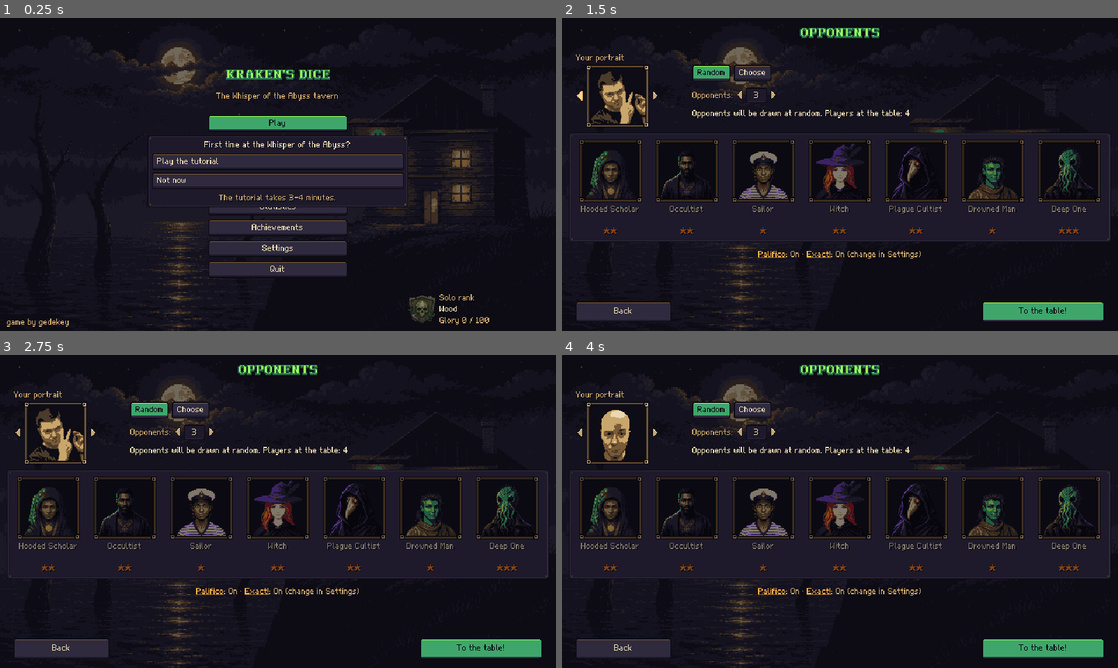
Above: before the commit, frames 1-4 (two rows, left to right).
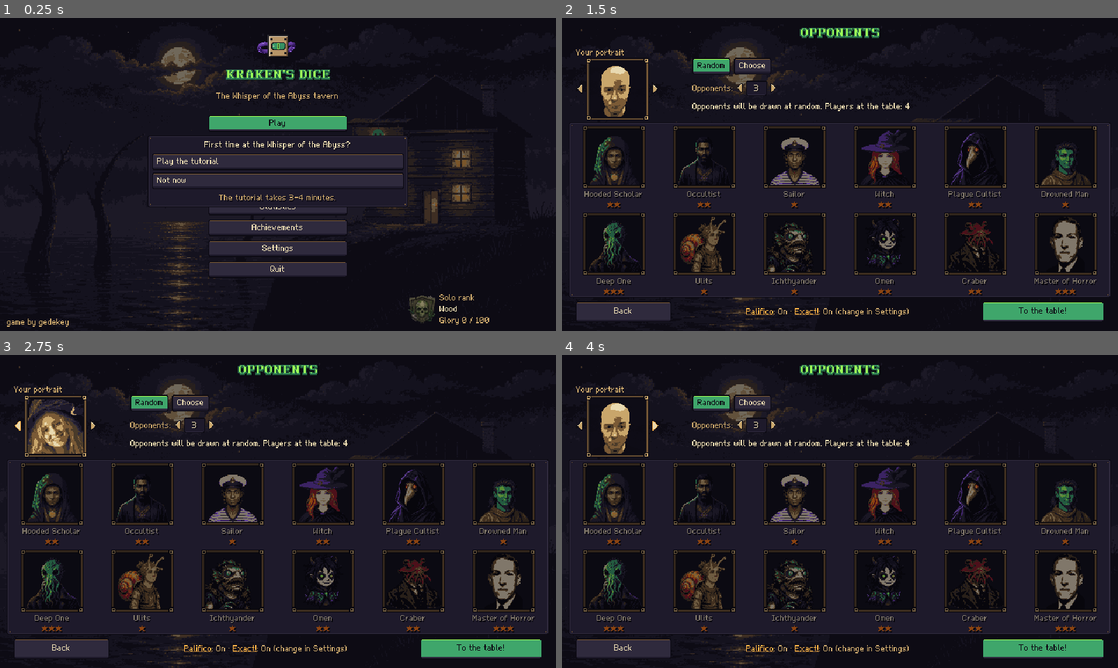
Above: after the commit, the same moments.

Repository: gedekey/kosti-krakena
Game: Godot game, scene res://scenes/main_menu.tscn
The game is run twice, just before and just after one commit, with the same random seed, the same clock (stepped at 60 frames per second) and the same inputs.
Inputs (mouse positions are in pixels of both pictures, inside the frame that each line leads up to):
- Up to frame 1 (0.25 s): no input
- Up to frame 2 (1.5 s): click "Play" at 0.5 s; click (578, 96) at 1.27 s
- Up to frame 3 (2.75 s): click (16, 426) at 2.02 s
- Up to frame 4 (4 s): click (656, 433) at 2.77 s; click (656, 426) at 3.52 s

The runs differ from the first frame. In frame 1, 0.3% of the frame differs, in the area x 46-54%, y 5-13%; in frame 2, 24%; in frame 3, 24%, in the area x 1-99%, y 10-96%; in frame 4, 23%.

Commit message:
[М14] Пять новых соперников, портреты игрока 5–6, эмблема главного меню
- Соперники в одиночной игре: Улитс ★, Ихтиандр ★, Омен ★★, Крабер ★★,
  Мастер Ужаса ★★★. Портреты по картинкам автора: фон вырезан, кадр по плечи,
  палитра игры. Характеры проверены симуляцией (сила соответствует звёздам).
- Экран выбора соперников: карточки в два ряда по 6, правила матча внизу.
- Портреты игрока 5 и 6, в сети 6 вариантов портрета.
- 3D-эмблема (табличка с глазом) над названием в главном меню.
- Тесты: состав из 12 персонажей; тест обвинения не зависит от состава ботов.
- DESIGN.md §5 и журнал изменений, ART_PROMPTS.md.

Co-Authored-By: Claude Opus 5.5 <noreply@anthropic.com>

Diff:
--- a/ai/bot_roster.gd
+++ b/ai/bot_roster.gd
@@ -10,6 +10,11 @@
 	"res://ai/personalities/plague_cultist.tres",
 	"res://ai/personalities/drowned.tres",
 	"res://ai/personalities/deep_one.tres",
+	"res://ai/personalities/ulits.tres",
+	"res://ai/personalities/ichthyander.tres",
+	"res://ai/personalities/omen.tres",
+	"res://ai/personalities/craber.tres",
+	"res://ai/personalities/horror_master.tres",
 ]
 
 
--- /dev/null
+++ b/ai/personalities/craber.tres
@@ -0,0 +1,23 @@
+[gd_resource type="Resource" script_class="BotPersonality" format=3]
+
+[ext_resource type="Script" path="res://ai/bot_personality.gd" id="1_bot"]
+
+[resource]
+script = ExtResource("1_bot")
+id = &"craber"
+name_key = "BOT_CRABER"
+stars = 2
+bluff_chance = 0.15
+bluff_floor = 0.35
+dudo_threshold = 0.45
+calza_threshold = 0.5
+opening_confidence = 0.6
+bid_reading = 0.35
+noise = 0.07
+cheat_chance = 0.25
+cheat_weights = PackedFloat32Array(0.5, 4.0, 0.0, 3.0, 0.0, 0.0)
+risk_tolerance = 0.06
+sanity_reserve = 2
+accuse_threshold = 0.62
+evidence_memory = 0.6
+mad_awareness = 0.4
--- /dev/null
+++ b/ai/personalities/horror_master.tres
@@ -0,0 +1,23 @@
+[gd_resource type="Resource" script_class="BotPersonality" format=3]
+
+[ext_resource type="Script" path="res://ai/bot_personality.gd" id="1_bot"]
+
+[resource]
+script = ExtResource("1_bot")
+id = &"horror_master"
+name_key = "BOT_HORROR_MASTER"
+stars = 3
+bluff_chance = 0.22
+bluff_floor = 0.45
+dudo_threshold = 0.48
+calza_threshold = 0.45
+opening_confidence = 0.7
+bid_reading = 0.55
+noise = 0.02
+cheat_chance = 0.2
+cheat_weights = PackedFloat32Array(2.0, 0.0, 0.0, 0.0, 0.0, 4.0)
+risk_tolerance = 0.03
+sanity_reserve = 3
+accuse_threshold = 0.55
+evidence_memory = 0.8
+mad_awareness = 0.9
--- /dev/null
+++ b/ai/personalities/ichthyander.tres
@@ -0,0 +1,23 @@
+[gd_resource type="Resource" script_class="BotPersonality" format=3]
+
+[ext_resource type="Script" path="res://ai/bot_personality.gd" id="1_bot"]
+
+[resource]
+script = ExtResource("1_bot")
+id = &"ichthyander"
+name_key = "BOT_ICHTHYANDER"
+stars = 1
+bluff_chance = 0.25
+bluff_floor = 0.2
+dudo_threshold = 0.42
+calza_threshold = 0.55
+opening_confidence = 0.4
+bid_reading = 0.0
+noise = 0.15
+cheat_chance = 0.25
+cheat_weights = PackedFloat32Array(0.0, 2.0, 1.0, 3.0, 0.0, 1.0)
+risk_tolerance = 0.1
+sanity_reserve = 0
+accuse_threshold = 0.8
+evidence_memory = 0.1
+mad_awareness = 0.0
--- /dev/null
+++ b/ai/personalities/omen.tres
@@ -0,0 +1,23 @@
+[gd_resource type="Resource" script_class="BotPersonality" format=3]
+
+[ext_resource type="Script" path="res://ai/bot_personality.gd" id="1_bot"]
+
+[resource]
+script = ExtResource("1_bot")
+id = &"omen"
+name_key = "BOT_OMEN"
+stars = 2
+bluff_chance = 0.15
+bluff_floor = 0.35
+dudo_threshold = 0.42
+calza_threshold = 0.35
+opening_confidence = 0.55
+bid_reading = 0.3
+noise = 0.1
+cheat_chance = 0.3
+cheat_weights = PackedFloat32Array(3.0, 0.0, 2.0, 2.0, 0.0, 1.0)
+risk_tolerance = 0.06
+sanity_reserve = 1
+accuse_threshold = 0.6
+evidence_memory = 0.5
+mad_awareness = 0.4
--- /dev/null
+++ b/ai/personalities/ulits.tres
@@ -0,0 +1,23 @@
+[gd_resource type="Resource" script_class="BotPersonality" format=3]
+
+[ext_resource type="Script" path="res://ai/bot_personality.gd" id="1_bot"]
+
+[resource]
+script = ExtResource("1_bot")
+id = &"ulits"
+name_key = "BOT_ULITS"
+stars = 1
+bluff_chance = 0.05
+bluff_floor = 0.5
+dudo_threshold = 0.3
+calza_threshold = 0.65
+opening_confidence = 0.8
+bid_reading = 0.0
+noise = 0.2
+cheat_chance = 0.12
+cheat_weights = PackedFloat32Array(0.0, 0.0, 0.0, 0.0, 4.0, 0.0)
+risk_tolerance = 0.1
+sanity_reserve = 2
+accuse_threshold = 0.85
+evidence_memory = 0.3
+mad_awareness = 0.1
--- a/i18n/strings.csv
+++ b/i18n/strings.csv
@@ -46,6 +46,11 @@
 BOT_PLAGUE_CULTIST,Plague Cultist,Чумной культист
 BOT_DROWNED,Drowned Man,Утопленник
 BOT_DEEP_ONE,Deep One,Глубоководный
+BOT_ULITS,Ulits,Улитс
+BOT_ICHTHYANDER,Ichthyander,Ихтиандр
+BOT_OMEN,Omen,Омен
+BOT_CRABER,Craber,Крабер
+BOT_HORROR_MASTER,Master of Horror,Мастер Ужаса
 CHEAT_PEEK,Peek,Подглядеть
 CHEAT_SLEIGHT,Sleight of hand,Ловкость рук
 CHEAT_LOADED_DIE,Loaded die,Утяжелённая кость
--- a/net/net_balance.gd
+++ b/net/net_balance.gd
@@ -34,6 +34,6 @@
 ## Имя игрока в сети (символов).
 const MAX_NAME_LENGTH := 16
 ## Вариантов портрета у игрока (Sprites.PLAYER_PORTRAITS — по номеру).
-const PORTRAIT_COUNT := 4
+const PORTRAIT_COUNT := 6
 ## Самый большой допустимый пакет: больше — отбрасывается без разбора.
 const MAX_PACKET_BYTES := 16_384
--- a/project.godot
+++ b/project.godot
@@ -17,9 +17,9 @@
 }
 config/version="1.0.0"
 run/main_scene="res://scenes/main_menu.tscn"
+config/quit_on_go_back=false
 config/features=PackedStringArray("4.7", "GL Compatibility")
 config/icon="res://icon.png"
-config/quit_on_go_back=false
 
 [audio]
 
@@ -65,9 +65,9 @@
 [rendering]
 
 textures/canvas_textures/default_texture_filter=0
-textures/vram_compression/import_etc2_astc=true
 renderer/rendering_method="gl_compatibility"
 renderer/rendering_method.mobile="gl_compatibility"
+textures/vram_compression/import_etc2_astc=true
 environment/defaults/default_clear_color=Color(0.0509804, 0.0431373, 0.0784314, 1)
 2d/snap/snap_2d_transforms_to_pixel=true
 2d/snap/snap_2d_vertices_to_pixel=true
--- a/tests/integration/test_debug_match_screen.gd
+++ b/tests/integration/test_debug_match_screen.gd
@@ -78,8 +78,13 @@
 	_select_cheat(screen, Cheat.Kind.ABYSS_WHISPER)
 	assert_true(screen._cheat_button.disabled, "1 трюк за ход")
 
-	# «Обвинить»: боты М4 честны — обвинение ложное.
+	# «Обвинить»: выбираем бота, который в этом раунде не жульничал, — обвинение ложное.
+	for i in screen._accuse_option.item_count:
+		if not mc.cheats.cheated_this_round(screen._accuse_option.get_item_id(i)):
+			screen._accuse_option.select(i)
+			break
 	var target: int = screen._accuse_option.get_selected_id()
+	assert_false(mc.cheats.cheated_this_round(target), "есть честный бот")
 	var dice_before := mc.dice_counts[0]
 	assert_false(screen._accuse_button.disabled)
 	screen._accuse_button.pressed.emit()
--- a/tests/unit/test_bot_agent.gd
+++ b/tests/unit/test_bot_agent.gd
@@ -154,9 +154,9 @@
 
 # --- Характеры -----------------------------------------------------------------
 
-func test_roster_has_seven_characters_from_design() -> void:
+func test_roster_has_twelve_characters_from_design() -> void:
 	var roster := BotRoster.all()
-	assert_eq(roster.size(), 7)
+	assert_eq(roster.size(), 12)
 	var stars := {}
 	var ids := {}
 	for p in roster:
@@ -165,9 +165,10 @@
 		stars[p.id] = p.stars
 		assert_ne(TranslationServer.translate(p.name_key), StringName(p.name_key),
 				"есть перевод имени %s" % p.id)
-	assert_eq(ids.size(), 7, "id уникальны")
+	assert_eq(ids.size(), 12, "id уникальны")
 	assert_eq(stars, {&"scholar": 2, &"occultist": 2, &"sailor": 1, &"witch": 2,
-			&"plague_cultist": 2, &"drowned": 1, &"deep_one": 3})
+			&"plague_cultist": 2, &"drowned": 1, &"deep_one": 3, &"ulits": 1, &"ichthyander": 1,
+			&"omen": 2, &"craber": 2, &"horror_master": 3})
 	assert_eq(BotRoster.by_id(&"sailor").name_key, "BOT_SAILOR")
 	assert_null(BotRoster.by_id(&"nobody"))
 
--- a/tests/unit/test_bot_cheats.gd
+++ b/tests/unit/test_bot_cheats.gd
@@ -486,8 +486,10 @@
 	assert_gt(scholar.per_match(scholar.accusations), sailor.per_match(sailor.accusations),
 			"учёный часто обвиняет")
 	assert_lt(drowned.per_match(drowned.total_cheats()), witch.per_match(witch.total_cheats()))
-	assert_eq(scholar.played + occ.played + sailor.played + witch.played + drowned.played
-			+ profiles[&"plague_cultist"].played + profiles[&"deep_one"].played, 480)
+	var played := 0
+	for p in roster:
+		played += profiles[p.id].played
+	assert_eq(played, 480)
 
 
 func test_ablation_covers_every_trick() -> void:
--- /dev/null
+++ b/ui/menu/eye_plaque_emblem.gd
@@ -0,0 +1,120 @@
+class_name EyePlaqueEmblem
+extends TextureRect
+## 3D-эмблема над названием в главном меню: табличка с глазом в кольце щупальца.
+## Вся модель медленно поворачивается слева направо, а щупальце, как скакалка, крутится
+## вокруг линии, где оно держится за табличку, и перелетает через неё.
+## Рендер — в маленький SubViewport, который рисуется 1:1 с nearest-фильтром,
+## так 3D получается в том же пиксельном разрешении, что и остальной экран.
+
+const MODEL_PATH := "res://assets/models/eye_plaque.glb"
+## Ось вращения всей модели (модель Y-вверх, лицом к +Z): вертикаль,
+## положительный угол ведёт лицевую сторону слева направо.
+const SPIN_AXIS := Vector3.UP
+## Оборот всей модели, секунд.
+const SPIN_PERIOD := 6.0
+## Оборот «скакалки», секунд.
+const ROPE_PERIOD := 1.4
+## Высота линии крепления щупальца к табличке (метры, в координатах модели).
+const ROPE_AXIS_Y := 0.077
+## Центр вращения всей модели — там же: так «скакалка» не вылезает за кадр.
+const MODEL_CENTER := Vector3(0, ROPE_AXIS_Y, 0)
+## Высота кадра ортокамеры, метры (вмещает модель с размахом щупальца).
+const CAMERA_SIZE := 0.16
+const CAMERA_DISTANCE := 1.0
+const LIGHT_ANGLES := Vector3(-35, -30, 0)
+const LIGHT_ENERGY := 1.1
+const AMBIENT_COLOR := Color(0.55, 0.5, 0.65)
+const AMBIENT_ENERGY := 0.6
+
+var viewport: SubViewport
+## Узел, вращающий всю модель.
+var spinner: Node3D
+## Узел на оси крепления, вращающий щупальце.
+var rope: Node3D
+
+
+func setup(rect: Rect2i) -> EyePlaqueEmblem:
+	position = rect.position
+	size = rect.size
+	mouse_filter = Control.MOUSE_FILTER_IGNORE
+	texture_filter = CanvasItem.TEXTURE_FILTER_NEAREST
+	stretch_mode = TextureRect.STRETCH_KEEP
+	_build(rect.size)
+	return self
+
+
+func _build(px: Vector2i) -> void:
+	viewport = SubViewport.new()
+	viewport.size = px
+	viewport.transparent_bg = true
+	viewport.own_world_3d = true
+	viewport.msaa_3d = Viewport.MSAA_DISABLED
+	viewport.render_target_update_mode = SubViewport.UPDATE_ALWAYS
+	add_child(viewport)
+	texture = viewport.get_texture()
+
+	var env := Environment.new()
+	env.background_mode = Environment.BG_CLEAR_COLOR
+	env.ambient_light_source = Environment.AMBIENT_SOURCE_COLOR
+	env.ambient_light_color = AMBIENT_COLOR
+	env.ambient_light_energy = AMBIENT_ENERGY
+	var world_env := WorldEnvironment.new()
+	world_env.environment = env
+	viewport.add_child(world_env)
+
+	var light := DirectionalLight3D.new()
+	light.rotation_degrees = LIGHT_ANGLES
+	light.light_energy = LIGHT_ENERGY
+	viewport.add_child(light)
+
+	var camera := Camera3D.new()
+	camera.projection = Camera3D.PROJECTION_ORTHOGONAL
+	camera.size = CAMERA_SIZE
+	camera.position = Vector3(0, 0, CAMERA_DISTANCE)
+	camera.far = CAMERA_DISTANCE * 2
+	viewport.add_child(camera)
+
+	spinner = Node3D.new()
+	viewport.add_child(spinner)
+	var scene: PackedScene = load(MODEL_PATH)
+	if scene == null:
+		return
+	var model := scene.instantiate() as Node3D
+	model.position = -MODEL_CENTER
+	spinner.add_child(model)
+	_rig_rope(model)
+
+
+## Переносит щупальце под узел на оси крепления, сохраняя его положение.
+func _rig_rope(model: Node3D) -> void:
+	var tentacle := _find_tentacle(model)
+	if tentacle == null:
+		return
+	# Положение щупальца в координатах корня модели (в glb внутри есть масштаб мм → м).
+	var keep := tentacle.transform
+	var up := tentacle.get_parent() as Node3D
+	while up != null and up != model:
+		keep = up.transform * keep
+		up = up.get_parent() as Node3D
+	rope = Node3D.new()
+	rope.position = Vector3(0, ROPE_AXIS_Y, 0)
+	model.add_child(rope)
+	tentacle.owner = null  # иначе Godot предупреждает о несогласованном владельце
+	tentacle.get_parent().remove_child(tentacle)
+	rope.add_child(tentacle)
+	tentacle.transform = rope.transform.affine_inverse() * keep
+
+
+## Группа щупальца в glb: «tentacle…» с детьми (сама труба, присоски, хвост).
+static func _find_tentacle(model: Node) -> Node3D:
+	for n in model.find_children("tentacle*", "Node3D", true, false):
+		if n.get_child_count() > 1:
+			return n as Node3D
+	return null
+
+
+func _process(delta: float) -> void:
+	if spinner != null:
+		spinner.rotate(SPIN_AXIS, TAU * delta / SPIN_PERIOD)
+	if rope != null:
+		rope.rotate_x(TAU * delta / ROPE_PERIOD)
--- a/ui/menu/main_menu_screen.gd
+++ b/ui/menu/main_menu_screen.gd
@@ -20,6 +20,7 @@
 
 func _ready() -> void:
 	_build_backdrop("")
+	add_child(EyePlaqueEmblem.new().setup(MenuLayout.MAIN_EMBLEM_RECT))
 	var title := TableKit.title("GAME_TITLE", true)
 	TableKit.place(title, MenuLayout.MAIN_TITLE_RECT)
 	add_child(title)
--- a/ui/menu/menu_layout.gd
+++ b/ui/menu/menu_layout.gd
@@ -9,6 +9,8 @@
 
 # --- Главное меню ---
 const MAIN_TITLE_RECT := Rect2i(0, 56, 640, 24)
+## 3D-эмблема (табличка с глазом) над названием.
+const MAIN_EMBLEM_RECT := Rect2i(280, 2, 80, 56)
 const MAIN_SUBTITLE_RECT := Rect2i(0, 84, 640, 12)
 const MAIN_BUTTONS_RECT := Rect2i(240, 112, 160, 200)
 const MAIN_BUTTON_GAP := 5
@@ -23,21 +25,31 @@
 const SECONDARY_RECT := Rect2i(140, 326, 140, 24)
 
 # --- Выбор соперников ---
-const PORTRAIT_CAPTION_POS := Vector2i(16, 40)
-const PORTRAIT_ROW_POS := Vector2i(16, 54)
-const MODE_ROW_POS := Vector2i(150, 54)
-const COUNT_ROW_POS := Vector2i(150, 80)
-const SETUP_INFO_POS := Vector2i(150, 104)
+const PORTRAIT_CAPTION_POS := Vector2i(16, 34)
+const PORTRAIT_ROW_POS := Vector2i(16, 46)
+const MODE_ROW_POS := Vector2i(150, 46)
+const COUNT_ROW_POS := Vector2i(150, 72)
+const SETUP_INFO_POS := Vector2i(150, 96)
 const SETUP_INFO_WIDTH := 470
+## Карточка места в лобби (ряд по центру, card_positions).
 const CARD_SIZE := Vector2i(84, 112)
 const CARD_GAP := 4
 const CARDS_Y := 140
 const CARD_FRAME_X := 6
 const CARD_NAME_Y := 74
-const CARD_STARS_Y := 98
+## Карточки соперников — сетка по OPP_CARDS_PER_ROW (12 персонажей — два ряда):
+## портрет в рамке, под ним имя в одну строку и ★.
+const OPP_CARD_SIZE := Vector2i(100, 96)
+const OPP_CARDS_PER_ROW := 6
+const OPP_CARDS_Y := 124
+const OPP_CARD_ROW_GAP := 4
+const OPP_CARD_FRAME_X := 14
+const OPP_CARD_NAME_Y := 73
+const OPP_CARD_STARS_Y := 85
 ## Тёмная подложка под карточками.
-const CARDS_PANEL_RECT := Rect2i(8, 132, 624, 126)
-const RULES_INFO_RECT := Rect2i(16, 266, 608, 12)
+const CARDS_PANEL_RECT := Rect2i(8, 120, 624, 202)
+## Правила матча — внизу между «Назад» и «За стол!».
+const RULES_INFO_RECT := Rect2i(134, 332, 344, 12)
 ## Притушенная карточка (случайный режим / больше не выбрать).
 const CARD_DIM := Color(0.55, 0.55, 0.6, 1)
 
@@ -95,6 +107,19 @@
 const RULES_SCALE := 2
 
 
+## Левые верхние углы карточек соперников: ряды по OPP_CARDS_PER_ROW, каждый по центру.
+static func opponent_card_positions(count: int) -> Array[Vector2i]:
+	var out: Array[Vector2i] = []
+	for i in count:
+		var row := i / OPP_CARDS_PER_ROW
+		var in_row := mini(count - row * OPP_CARDS_PER_ROW, OPP_CARDS_PER_ROW)
+		var total := in_row * OPP_CARD_SIZE.x + maxi(in_row - 1, 0) * CARD_GAP
+		var left := (SCREEN.x - total) / 2
+		out.append(Vector2i(left + (i % OPP_CARDS_PER_ROW) * (OPP_CARD_SIZE.x + CARD_GAP),
+				OPP_CARDS_Y + row * (OPP_CARD_SIZE.y + OPP_CARD_ROW_GAP)))
+	return out
+
+
 ## Левые края карточек count штук по центру экрана.
 static func card_positions(count: int) -> Array[Vector2i]:
 	var out: Array[Vector2i] = []
--- a/ui/menu/opponent_card.gd
+++ b/ui/menu/opponent_card.gd
@@ -13,14 +13,14 @@
 func setup(p: BotPersonality) -> OpponentCard:
 	personality = p
 	focus_mode = Control.FOCUS_NONE
-	custom_minimum_size = MenuLayout.CARD_SIZE
-	size = MenuLayout.CARD_SIZE
+	custom_minimum_size = MenuLayout.OPP_CARD_SIZE
+	size = MenuLayout.OPP_CARD_SIZE
 	for slot in ["normal", "hover", "pressed", "disabled", "focus", "hover_pressed"]:
 		add_theme_stylebox_override(slot, StyleBoxEmpty.new())
 
 	_frame = Panel.new()
 	_frame.size = TableLayout.FRAME_SIZE
-	_frame.position = Vector2i(MenuLayout.CARD_FRAME_X, 0)
+	_frame.position = Vector2i(MenuLayout.OPP_CARD_FRAME_X, 0)
 	_frame.mouse_filter = Control.MOUSE_FILTER_IGNORE
 	add_child(_frame)
 	TableKit.add_portrait(_frame, Sprites.portrait(p.id))
@@ -29,16 +29,15 @@
 	_frame.add_child(_order)
 
 	var name_label := TableKit.label(p.name_key, TableKit.TEXT, HORIZONTAL_ALIGNMENT_CENTER)
-	name_label.autowrap_mode = TextServer.AUTOWRAP_WORD_SMART
 	name_label.vertical_alignment = VERTICAL_ALIGNMENT_TOP
-	name_label.position = Vector2i(0, MenuLayout.CARD_NAME_Y)
-	name_label.size = Vector2i(MenuLayout.CARD_SIZE.x,
-			MenuLayout.CARD_STARS_Y - MenuLayout.CARD_NAME_Y)
+	name_label.position = Vector2i(0, MenuLayout.OPP_CARD_NAME_Y)
+	name_label.size = Vector2i(MenuLayout.OPP_CARD_SIZE.x,
+			MenuLayout.OPP_CARD_STARS_Y - MenuLayout.OPP_CARD_NAME_Y)
 	add_child(name_label)
 	var stars := TableKit.label(STAR.repeat(p.stars), TableKit.TEXT_ALERT,
 			HORIZONTAL_ALIGNMENT_CENTER)
-	stars.position = Vector2i(0, MenuLayout.CARD_STARS_Y)
-	stars.size = Vector2i(MenuLayout.CARD_SIZE.x, MenuLayout.CARD_SIZE.y - MenuLayout.CARD_STARS_Y)
+	stars.position = Vector2i(0, MenuLayout.OPP_CARD_STARS_Y)
+	stars.size = Vector2i(MenuLayout.OPP_CARD_SIZE.x, MenuLayout.OPP_CARD_SIZE.y - MenuLayout.OPP_CARD_STARS_Y)
 	add_child(stars)
 	show_state(0, true)
 	return self
--- a/ui/menu/opponents_screen.gd
+++ b/ui/menu/opponents_screen.gd
@@ -65,7 +65,7 @@
 	cards_panel.mouse_filter = Control.MOUSE_FILTER_IGNORE
 	add_child(cards_panel)
 	var roster := BotRoster.all()
-	var positions := MenuLayout.card_positions(roster.size())
+	var positions := MenuLayout.opponent_card_positions(roster.size())
 	for i in roster.size():
 		var card := OpponentCard.new()
 		add_child(card)
--- a/ui/sprites/sprite_painter.gd
+++ b/ui/sprites/sprite_painter.gd
@@ -101,7 +101,8 @@
 const MAD_EYES := {
 	&"scholar": L, &"occultist": U, &"sailor": L, &"witch": U, &"plague_cultist": F,
 	&"drowned": F, &"deep_one": U, &"player1": L, &"player2": U, &"player3": L,
-	&"player4": U,
+	&"player4": U, &"player5": L, &"player6": U, &"ulits": F, &"ichthyander": F, &"omen": L,
+	&"craber": U, &"horror_master": K,
 }
 
 var _symbols := {}
@@ -578,6 +579,59 @@
 			_ellipse(img, Vector2(32, 30), Vector2(10, 12), W)
 			_ellipse(img, Vector2(32, 21), Vector2(11, 6), D)
 			eyes = [Vector2i(28, 29), Vector2i(35, 29)]
+		&"player5":
+			_ellipse(img, Vector2(32, 66), Vector2(28, 18), V)
+			_rect(img, Rect2i(28, 38, 8, 10), W)
+			_ellipse(img, Vector2(32, 30), Vector2(10, 12), W)
+			_ellipse(img, Vector2(32, 20), Vector2(11, 5), D)
+			eyes = [Vector2i(28, 29), Vector2i(35, 29)]
+		&"player6":
+			_ellipse(img, Vector2(32, 66), Vector2(28, 18), N)
+			_ellipse(img, Vector2(32, 38), Vector2(14, 20), B)
+			_ellipse(img, Vector2(32, 32), Vector2(9, 11), W)
+			_ellipse(img, Vector2(32, 18), Vector2(28, 5), N)
+			_poly(img, [Vector2(20, 16), Vector2(44, 16), Vector2(36, 0), Vector2(28, 0)], N)
+			eyes = [Vector2i(28, 31), Vector2i(35, 31)]
+		&"ulits":
+			_ellipse(img, Vector2(32, 66), Vector2(28, 18), D)
+			_ellipse(img, Vector2(20, 44), Vector2(14, 14), O)
+			_ellipse(img, Vector2(20, 44), Vector2(7, 7), W)
+			_rect(img, Rect2i(32, 36, 7, 10), W)
+			_ellipse(img, Vector2(36, 28), Vector2(9, 11), W)
+			_rect(img, Rect2i(31, 8, 1, 10), W)
+			_rect(img, Rect2i(41, 8, 1, 10), W)
+			eyes = [Vector2i(32, 27), Vector2i(39, 27)]
+		&"ichthyander":
+			_ellipse(img, Vector2(32, 66), Vector2(28, 18), S)
+			_ellipse(img, Vector2(32, 32), Vector2(16, 15), G)
+			_poly(img, [Vector2(24, 18), Vector2(32, 10), Vector2(40, 18)], S)
+			_rect(img, Rect2i(24, 38, 16, 3), K)
+			eyes = [Vector2i(25, 28), Vector2i(37, 28)]
+			eye_size = Vector2i(3, 3)
+		&"omen":
+			_ellipse(img, Vector2(32, 66), Vector2(28, 18), N)
+			_ellipse(img, Vector2(32, 30), Vector2(17, 16), N)
+			_ellipse(img, Vector2(32, 33), Vector2(10, 11), S)
+			_poly(img, [Vector2(20, 22), Vector2(16, 8), Vector2(24, 18)], D)
+			_poly(img, [Vector2(44, 22), Vector2(48, 8), Vector2(40, 18)], D)
+			eyes = [Vector2i(27, 31), Vector2i(35, 31)]
+			eye_size = Vector2i(3, 3)
+		&"craber":
+			_ellipse(img, Vector2(32, 66), Vector2(28, 18), R)
+			_ellipse(img, Vector2(32, 30), Vector2(14, 12), R)
+			_ellipse(img, Vector2(10, 30), Vector2(7, 10), D)
+			_ellipse(img, Vector2(54, 30), Vector2(7, 10), D)
+			for i in 5:
+				_wave(img, Vector2(26 + i * 3, 36), 12, D, 1.0, 0.5 + i * 0.4)
+			eyes = [Vector2i(27, 26), Vector2i(35, 26)]
+		&"horror_master":
+			_ellipse(img, Vector2(32, 66), Vector2(28, 18), K)
+			_poly(img, [Vector2(29, 44), Vector2(35, 44), Vector2(32, 56)], P)
+			_rect(img, Rect2i(28, 38, 8, 8), B)
+			_ellipse(img, Vector2(32, 28), Vector2(10, 14), B)
+			_ellipse(img, Vector2(32, 16), Vector2(10, 4), N)
+			eyes = [Vector2i(28, 27), Vector2i(35, 27)]
+			eye_color = K
 		_:
 			push_error("No portrait silhouette for %s" % id)
 	_rim(img, W, V if mad else S)
--- a/ui/sprites/sprite_regions.gd
+++ b/ui/sprites/sprite_regions.gd
@@ -95,14 +95,28 @@
 	&"drowned_mad": Rect2i(64, 128, 64, 64),
 	&"deep_one_normal": Rect2i(128, 128, 64, 64),
 	&"deep_one_mad": Rect2i(192, 128, 64, 64),
-	&"player1_normal": Rect2i(256, 128, 64, 64),
-	&"player1_mad": Rect2i(0, 192, 64, 64),
-	&"player2_normal": Rect2i(64, 192, 64, 64),
-	&"player2_mad": Rect2i(128, 192, 64, 64),
-	&"player3_normal": Rect2i(192, 192, 64, 64),
-	&"player3_mad": Rect2i(256, 192, 64, 64),
-	&"player4_normal": Rect2i(0, 256, 64, 64),
-	&"player4_mad": Rect2i(64, 256, 64, 64),
+	&"ulits_normal": Rect2i(256, 128, 64, 64),
+	&"ulits_mad": Rect2i(0, 192, 64, 64),
+	&"ichthyander_normal": Rect2i(64, 192, 64, 64),
+	&"ichthyander_mad": Rect2i(128, 192, 64, 64),
+	&"omen_normal": Rect2i(192, 192, 64, 64),
+	&"omen_mad": Rect2i(256, 192, 64, 64),
+	&"craber_normal": Rect2i(0, 256, 64, 64),
+	&"craber_mad": Rect2i(64, 256, 64, 64),
+	&"horror_master_normal": Rect2i(128, 256, 64, 64),
+	&"horror_master_mad": Rect2i(192, 256, 64, 64),
+	&"player1_normal": Rect2i(256, 256, 64, 64),
+	&"player1_mad": Rect2i(0, 320, 64, 64),
+	&"player2_normal": Rect2i(64, 320, 64, 64),
+	&"player2_mad": Rect2i(128, 320, 64, 64),
+	&"player3_normal": Rect2i(192, 320, 64, 64),
+	&"player3_mad": Rect2i(256, 320, 64, 64),
+	&"player4_normal": Rect2i(0, 384, 64, 64),
+	&"player4_mad": Rect2i(64, 384, 64, 64),
+	&"player5_normal": Rect2i(128, 384, 64, 64),
+	&"player5_mad": Rect2i(192, 384, 64, 64),
+	&"player6_normal": Rect2i(256, 384, 64, 64),
+	&"player6_mad": Rect2i(0, 448, 64, 64),
 }
 
 const NINE_PATCH := {
--- a/ui/sprites/sprites.gd
+++ b/ui/sprites/sprites.gd
@@ -48,7 +48,8 @@
 const FRAME_BORDER := 4
 
 ## Портреты игрока на выбор (DESIGN.md §5). Ботов — по BotPersonality.id.
-const PLAYER_PORTRAITS: Array[StringName] = [&"player1", &"player2", &"player3", &"player4"]
+const PLAYER_PORTRAITS: Array[StringName] = [&"player1", &"player2", &"player3", &"player4",
+		&"player5", &"player6"]
 
 const DICE_SET_IDS := {DiceSet.BONE: "bone", DiceSet.OBSIDIAN: "obsidian"}
 const CUP_STYLE_IDS := {CupStyle.WOOD: "wood", CupStyle.BRINE: "brine", CupStyle.ABYSS: "abyss"}
Binary file added: assets/generated/portraits/craber_mad.png
Not shown, added: assets/generated/portraits/craber_mad.png.import
Binary file added: assets/generated/portraits/craber_normal.png
Not shown, added: assets/generated/portraits/craber_normal.png.import
Binary file added: assets/generated/portraits/horror_master_mad.png
Not shown, added: assets/generated/portraits/horror_master_mad.png.import
Binary file added: assets/generated/portraits/horror_master_normal.png
Not shown, added: assets/generated/portraits/horror_master_normal.png.import
Binary file added: assets/generated/portraits/ichthyander_mad.png
Not shown, added: assets/generated/portraits/ichthyander_mad.png.import
Binary file added: assets/generated/portraits/ichthyander_normal.png
Not shown, added: assets/generated/portraits/ichthyander_normal.png.import
(and 24 more such lines)
